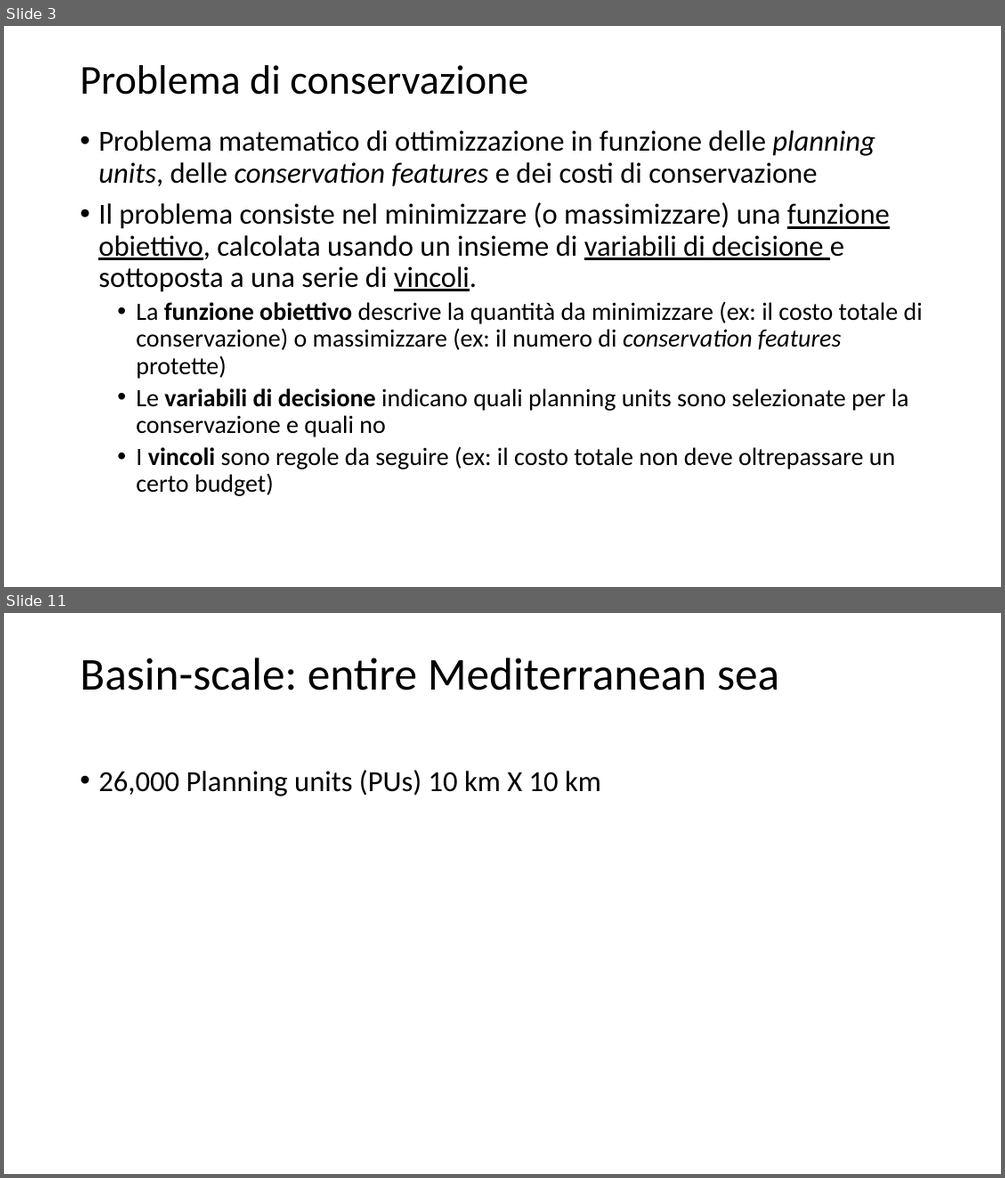
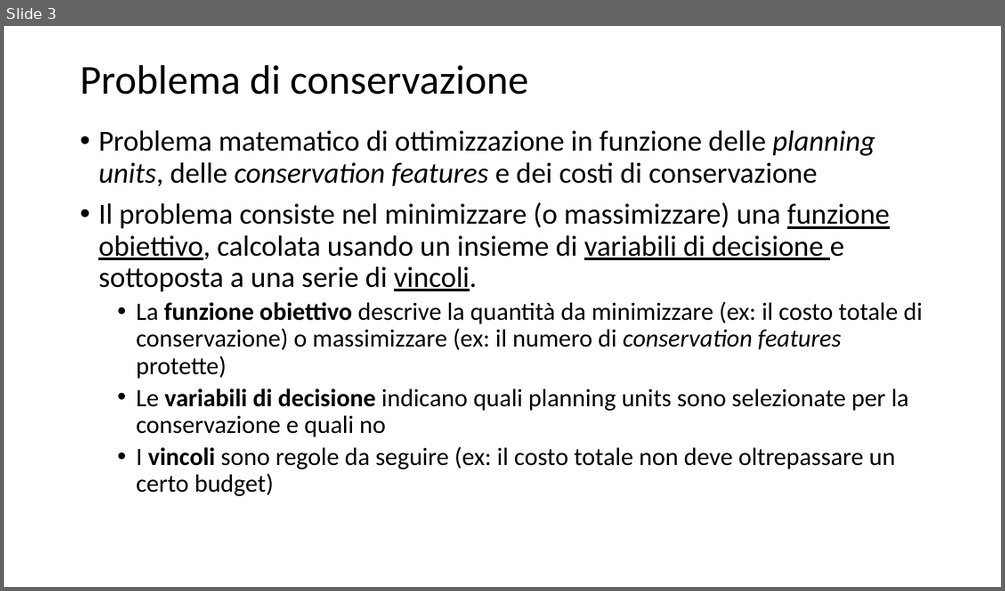
Before and after one commit to MarcoAndrello/prioritizr-spoke-2, a slide deck: Pres.pptx. Shown one above the other, each under a label of ours: slides 3 and 11 before the commit, slide 3 after it; the slides between them are not shown. The pictures are 1005x1178 and 1005x591 pixels, drawn with LibreOffice and Linux fonts; fonts in the diff are those of the drawing. Boxes give left, top, right and bottom in pixels: in the first picture for what was removed or moved away, otherwise in the second. Text is boxed around its words. In the diff, an @@ line names an element or a change of style, - is before the commit and + after.

```diff
--- a/Pres.pptx
+++ b/Pres.pptx
@@ slide 11 removed at [4,613,1001,1174], background #FFFFFF @@
@@ title removed at [80,657,779,690] @@
-Basin-scale: entire Mediterranean sea
@@ text removed at [98,770,601,796] @@
-• 26,000 Planning units (PUs) 10 km X 10 km
```
Also in this commit, not shown: 2 slides changed, 16 slides added, 7 other slides removed, 2 other files.
